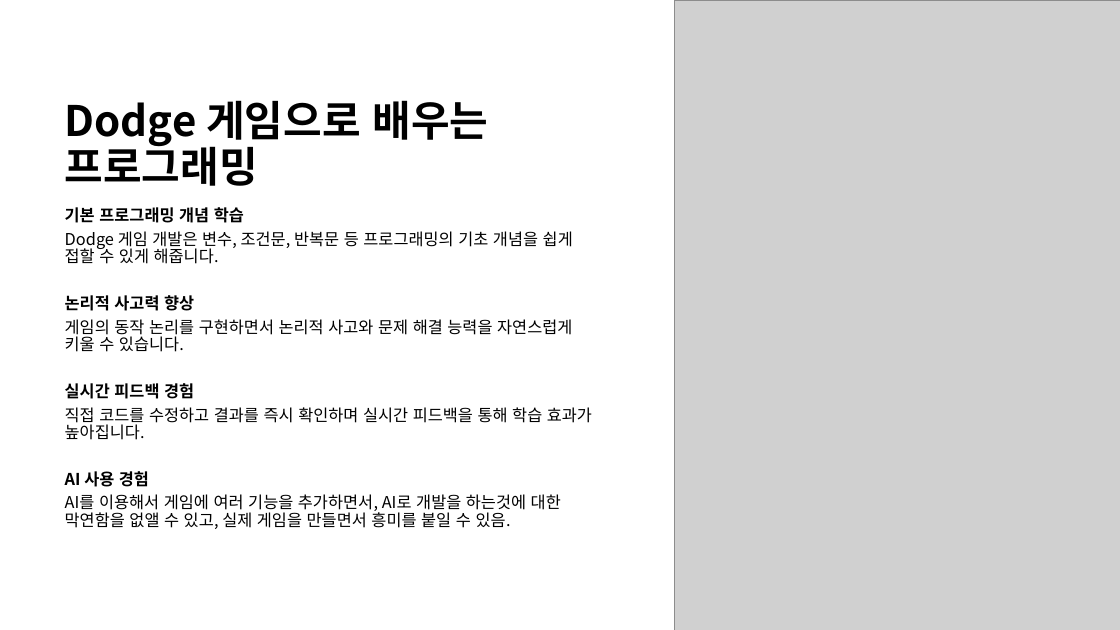
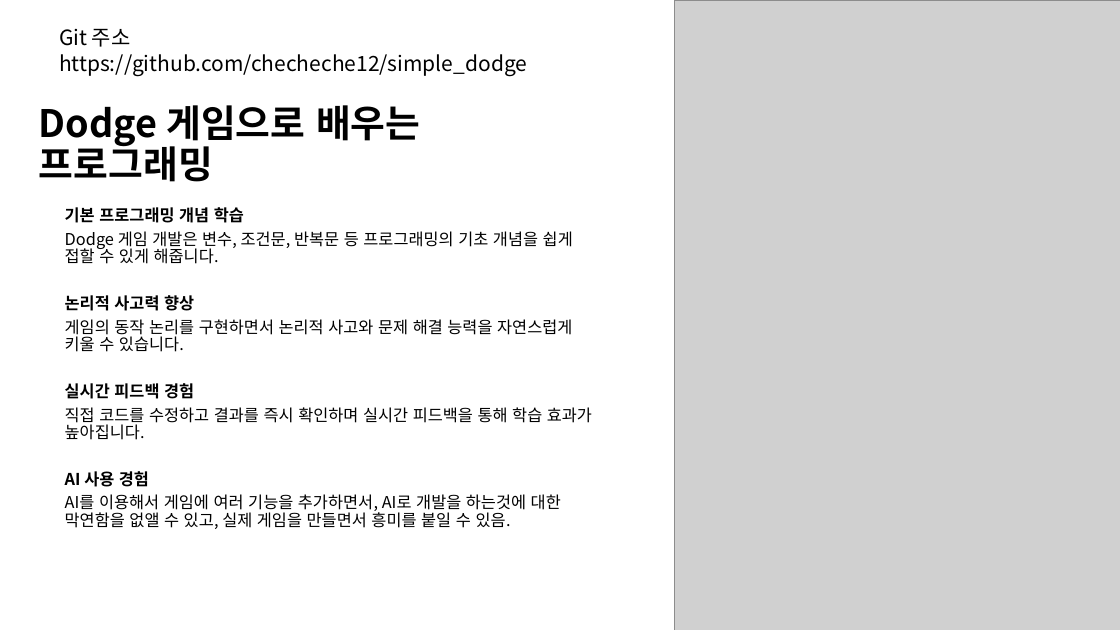
Before and after one commit to checheche12/simple_dodge, a slide deck: slide 1 of Dodge 게임으로 배우는 프로그래밍.pptx. Drawn at 1120x630 pixels with LibreOffice and Linux fonts; fonts in the diff are those of the drawing; grey boxes stand for pictures. Boxes give left, top, right and bottom in pixels: in the first picture for what was removed or moved away, otherwise in the second. Text is boxed around its words. In the diff, an @@ line names an element or a change of style, - is before the commit and + after.

```diff
--- a/Dodge 게임으로 배우는 프로그래밍.pptx
+++ b/Dodge 게임으로 배우는 프로그래밍.pptx
@@ text added at (59,28,527,76), 18 pt, text #000000 @@
+Git 주소
+https://github.com/checheche12/simple_dodge
@@ title "Dodge 게임으로 배우는 프로그래밍": place and size @@
-title "Dodge 게임으로 배우는 프로그래밍" at (65,100,489,186)
+title "Dodge 게임으로 배우는 프로그래밍" at (39,105,420,182)
@@ title "Dodge 게임으로 배우는 프로그래밍" at (39,105,420,182): size 36 to 32.4 pt @@
```
Also in this commit, not shown: 44 other files.
